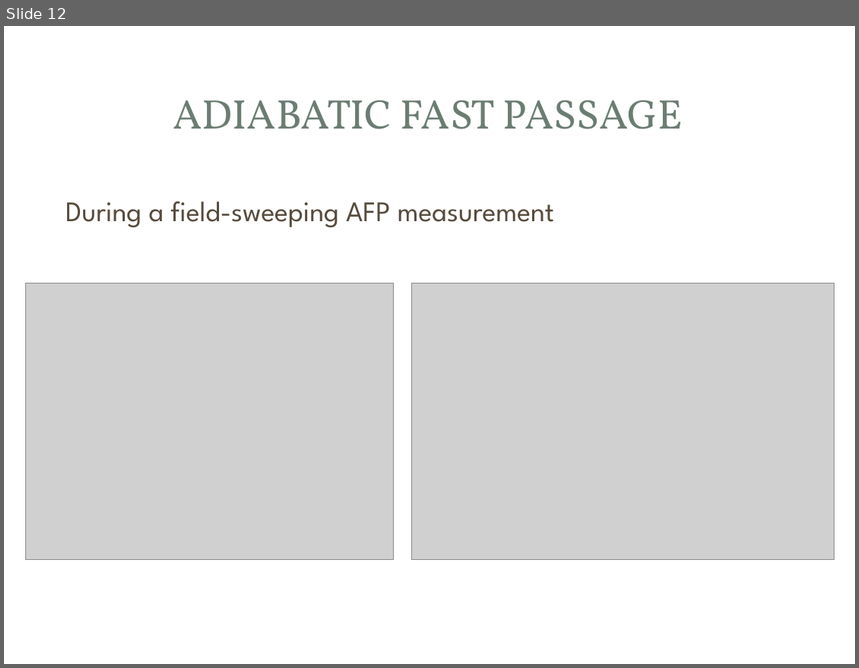
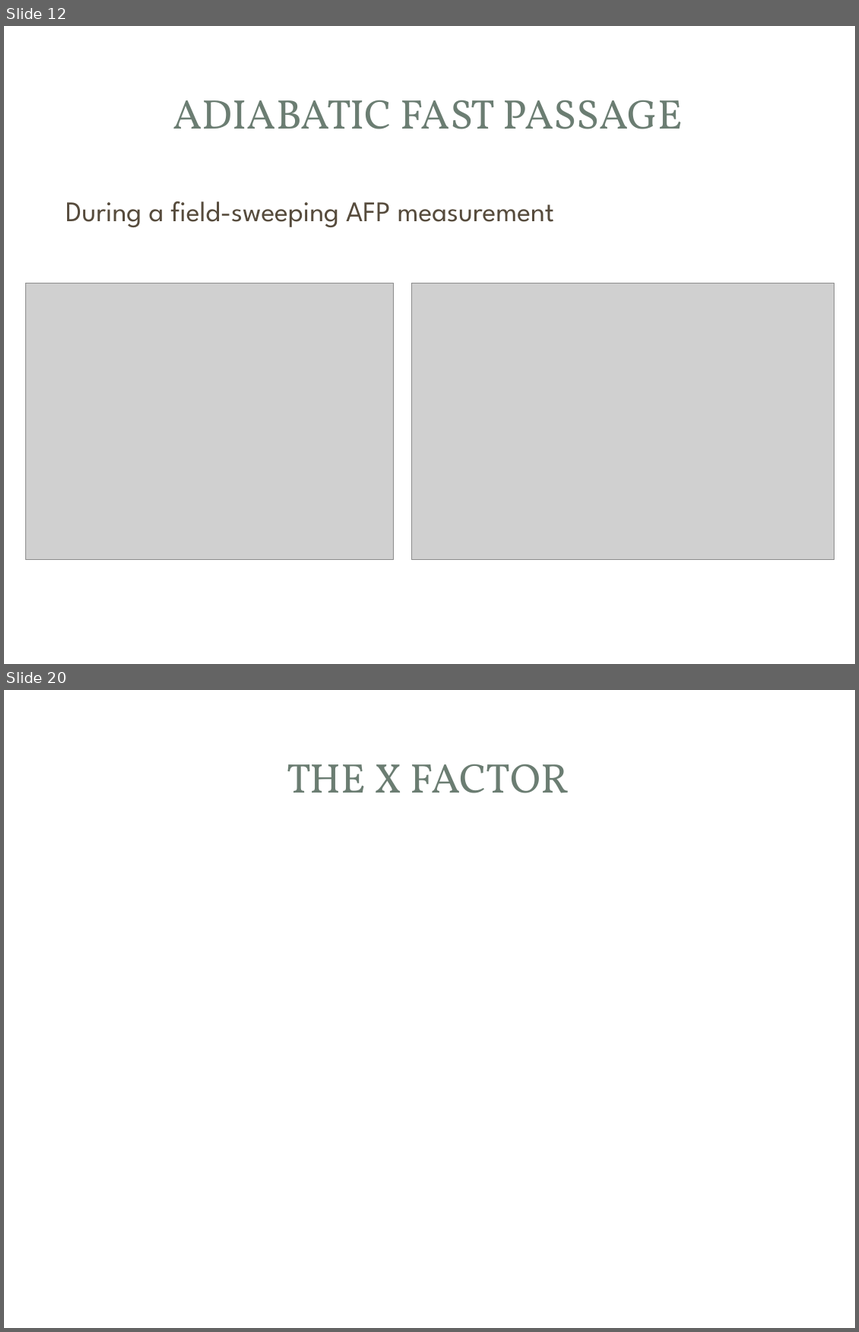
Before and after one commit to yw6vp/Final-Presentation, a slide deck: Defense.pptx. Shown one above the other, each under a label of ours: slide 12 before the commit, slides 12 and 20 after it; the slides between them are not shown. The pictures are 859x668 and 859x1332 pixels, drawn with LibreOffice and Linux fonts; fonts in the diff are those of the drawing; grey boxes stand for pictures; background and template pictures are left out. Boxes give left, top, right and bottom in pixels: in the first picture for what was removed or moved away, otherwise in the second. Text is boxed around its words. In the diff, an @@ line names an element or a change of style, - is before the commit and + after.

Commit message:
Finish K-3He spin-exchange rate constant, about to start working on x factor slides.

```diff
--- a/Defense.pptx
+++ b/Defense.pptx
@@ slide 20 added at <box>4,690,855,1328</box>, background picture (left out); not listed: 3 template elements that a slide beside it also shows @@
@@ title added at <box>287,764,569,793</box>, 35 pt, text #6B7D72 @@
+THE X FACTOR
```
Also in this commit, not shown: 2 slides changed, 6 other slides added.
